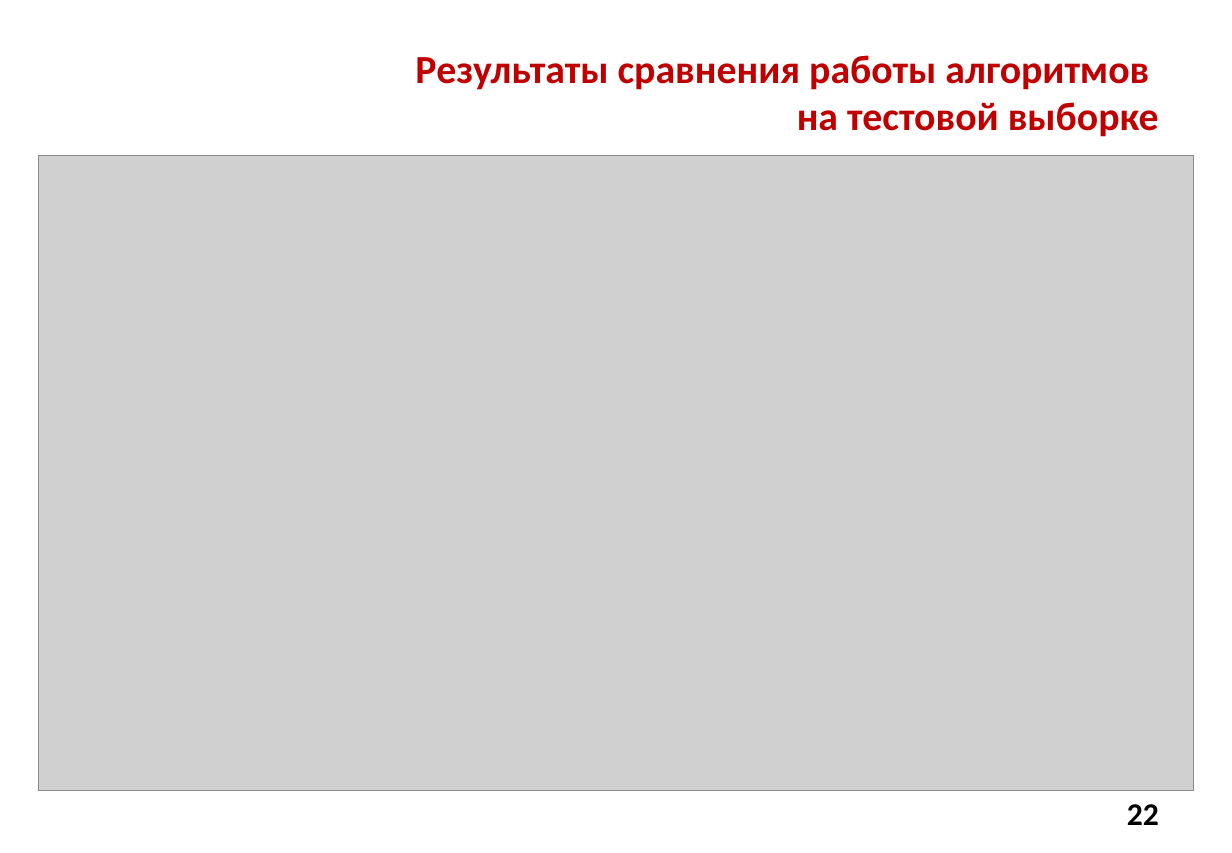
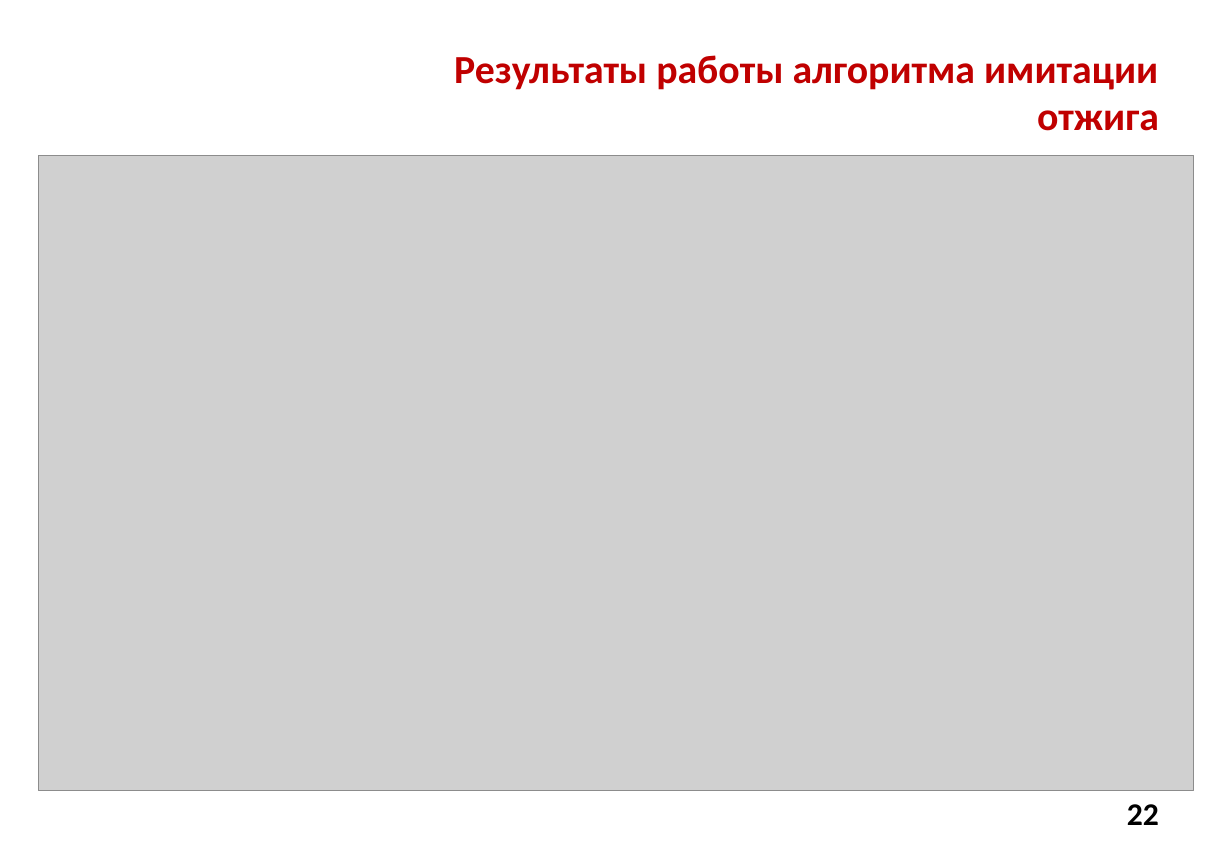
Before and after one commit to Alex-made/diplom, a slide deck: slide 22 of Презентация/Презентация диплома.pptx. Drawn at 1232x853 pixels with LibreOffice and Linux fonts; fonts in the diff are those of the drawing; grey boxes stand for pictures; background and template pictures are left out. Boxes give left, top, right and bottom in pixels: in the first picture for what was removed or moved away, otherwise in the second. Text is boxed around its words. In the diff, an @@ line names an element or a change of style, - is before the commit and + after.

```diff
--- a/Презентация/Презентация диплома.pptx
+++ b/Презентация/Презентация диплома.pptx
@@ title at bbox=[454, 55, 1159, 131]: text changed @@
-Результаты сравнения работы алгоритмов
-на тестовой выборке
+Результаты работы алгоритма имитации отжига
```
Also in this commit, not shown: 4 other slides changed, 1 other file.
